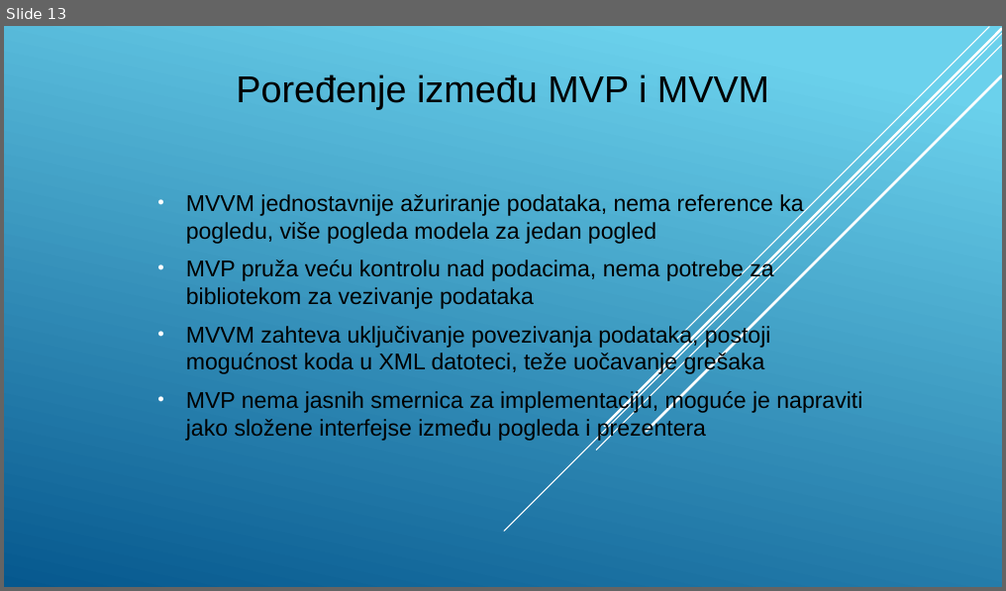
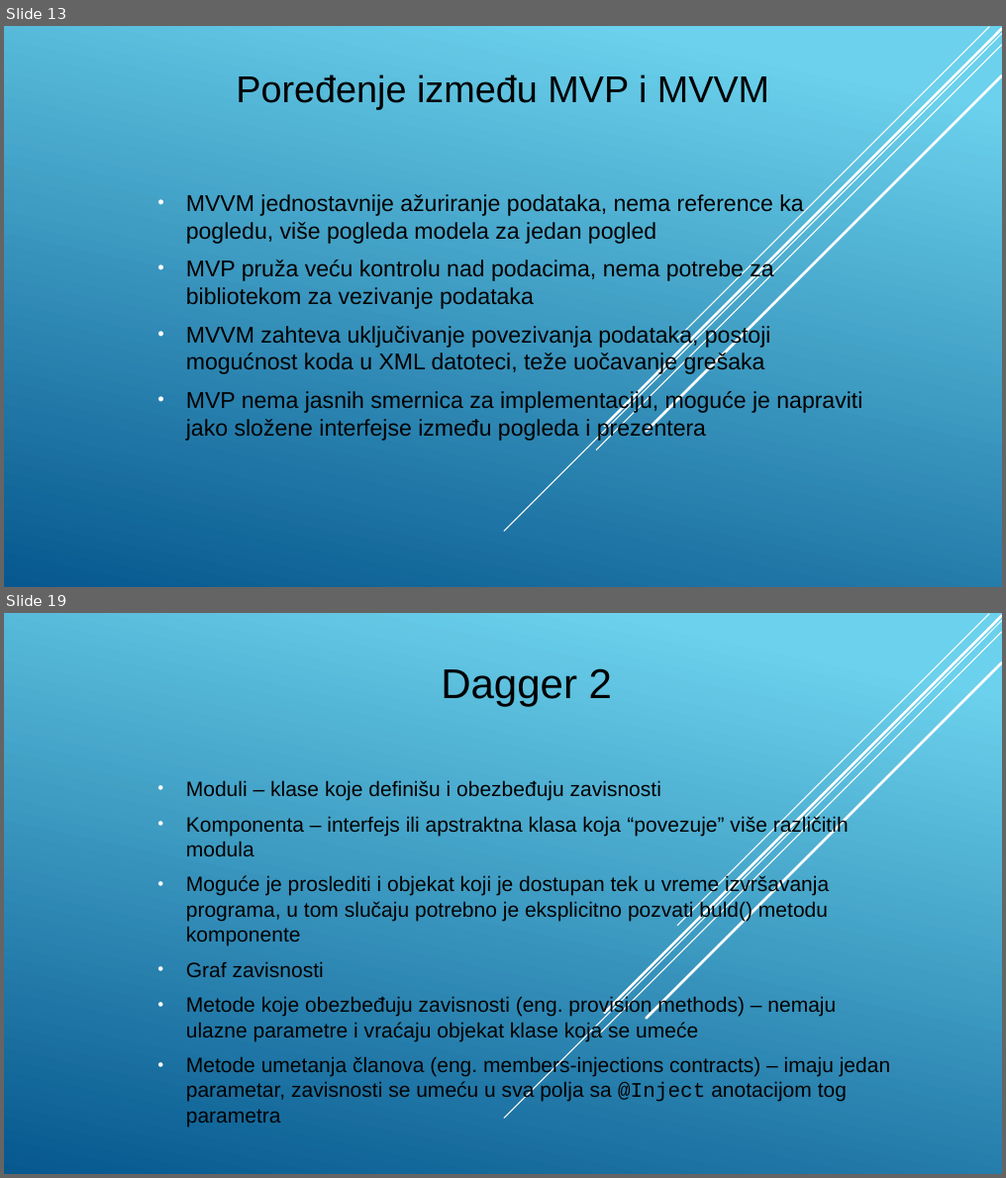
Before and after one commit to stefan11091991/masterRadAndroid, a slide deck: prezentacija.pptx. Shown one above the other, each under a label of ours: slide 13 before the commit, slides 13 and 19 after it; the slides between them are not shown. The pictures are 1006x591 and 1006x1178 pixels, drawn with LibreOffice and Linux fonts; fonts in the diff are those of the drawing. Boxes give left, top, right and bottom in pixels: in the first picture for what was removed or moved away, otherwise in the second. Text is boxed around its words. In the diff, an @@ line names an element or a change of style, - is before the commit and + after.

```diff
--- a/prezentacija.pptx
+++ b/prezentacija.pptx
@@ slide 19 added at bbox=[4, 613, 1002, 1174], background gradient #6ED2EB to #06588E; not listed: 5 template elements that a slide beside it also shows @@
@@ title added at bbox=[441, 668, 612, 707], 40 pt, text #000000 @@
+Dagger 2
@@ subtitle added at bbox=[186, 780, 890, 1127], 20 pt, text #000000 @@
+• Moduli – klase koje definišu i obezbeđuju zavisnosti
+• Komponenta – interfejs ili apstraktna klasa koja “povezuje” više različitih modula
+• Moguće je proslediti i objekat koji je dostupan tek u vreme izvršavanja programa, u tom slučaju potrebno je eksplicitno pozvati buld() metodu komponente
+• Graf zavisnosti
+• Metode koje obezbeđuju zavisnosti (eng. provision methods) – nemaju ulazne parametre i vraćaju objekat klase koja se umeće
+• Metode umetanja članova (eng. members-injections contracts) – imaju jedan parametar, zavisnosti se umeću u sva polja sa @Inject anotacijom tog parametra
```
Also in this commit, not shown: 11 other slides added, 3 other files.
